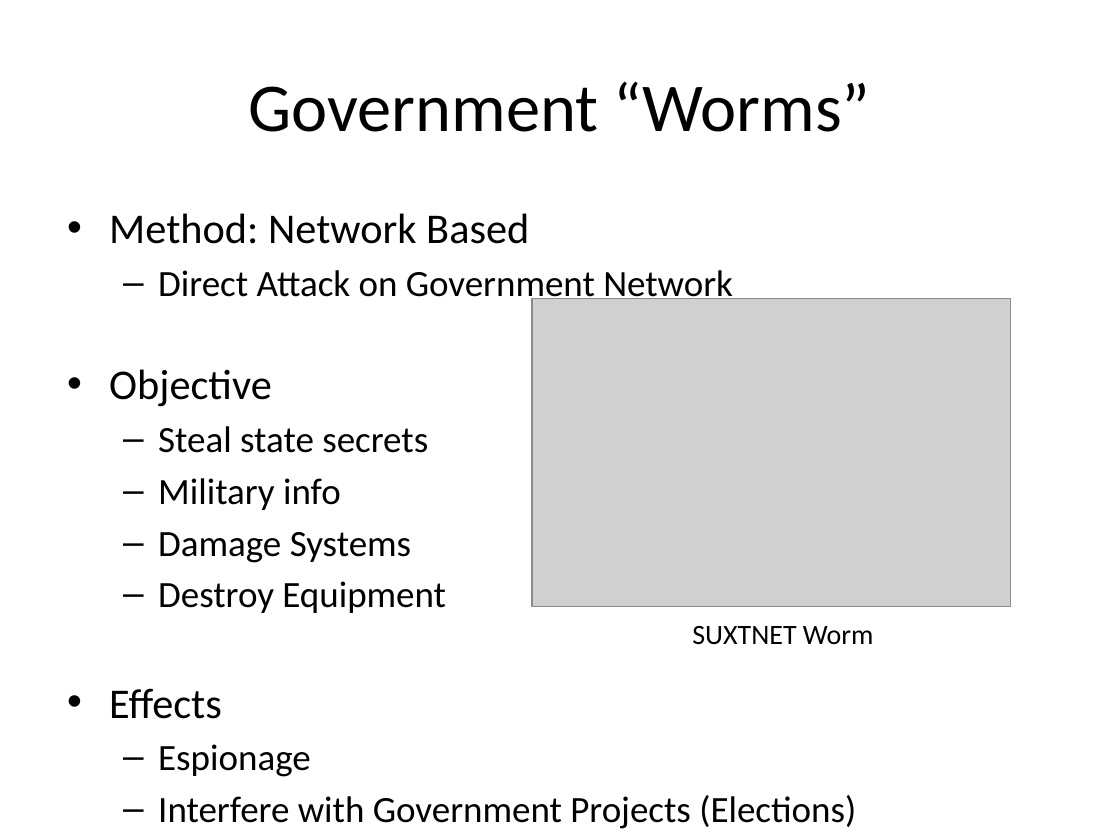
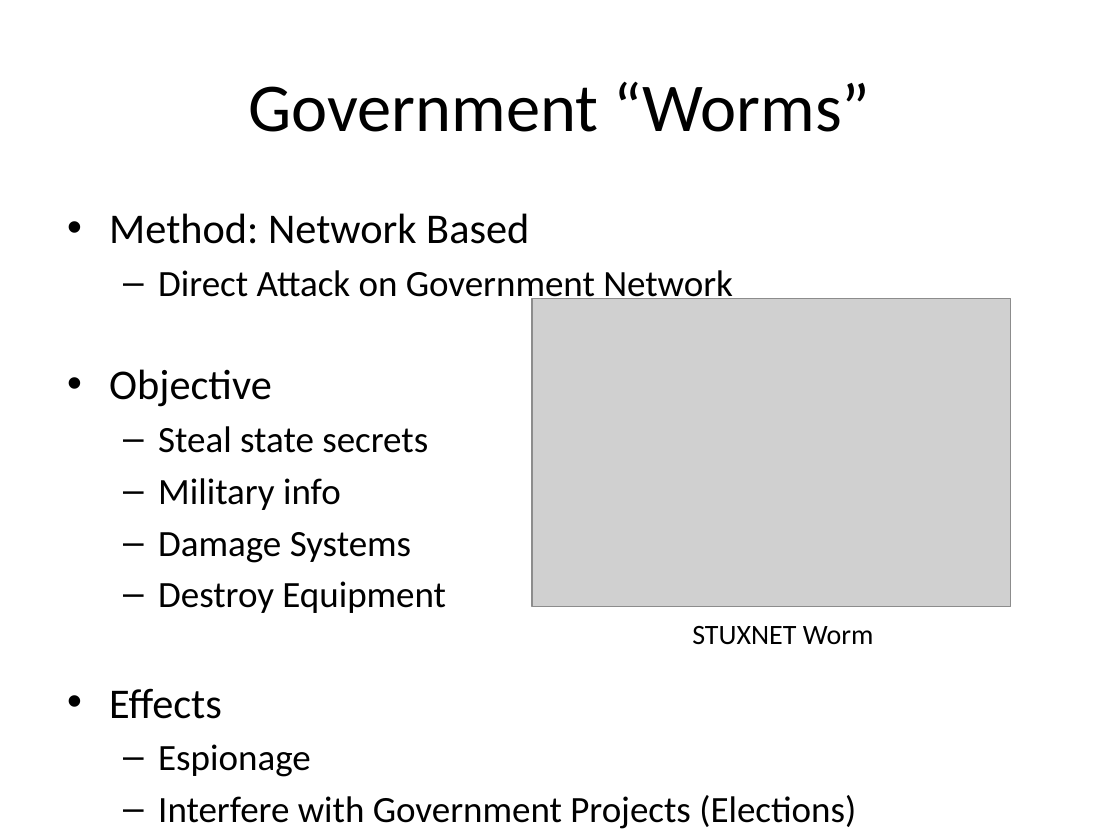
Before and after one commit to Greg5519/Old4C, a slide deck: slide 7 of Daily Agendas/Day7.5_VirusPresentation.pptx (slide 6 before the commit). Drawn at 1120x840 pixels with LibreOffice and Linux fonts; fonts in the diff are those of the drawing; grey boxes stand for pictures. Boxes give left, top, right and bottom in pixels: in the first picture for what was removed or moved away, otherwise in the second. Text is boxed around its words. In the diff, an @@ line names an element or a change of style, - is before the commit and + after.

Commit message:
209 EOD

```diff
--- a/Daily Agendas/Day7.5_VirusPresentation.pptx
+++ b/Daily Agendas/Day7.5_VirusPresentation.pptx
@@ text at <box>692,626,874,645</box>: text changed @@
-SUXTNET Worm
+STUXNET Worm
```
Also in this commit, not shown: 1 slide added.
